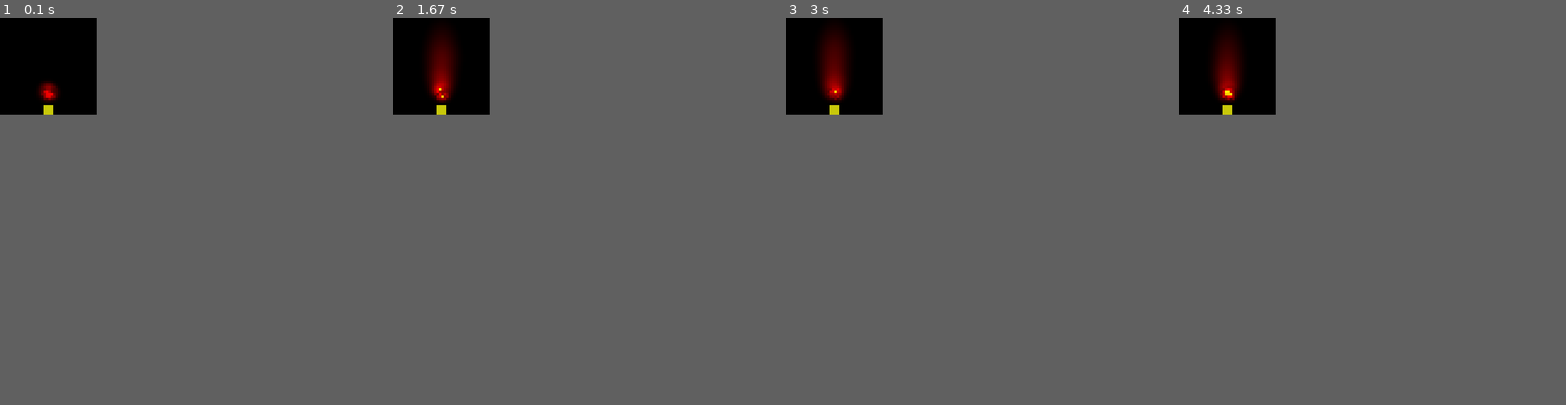
Above: before the commit, frames 1-4 (left to right).
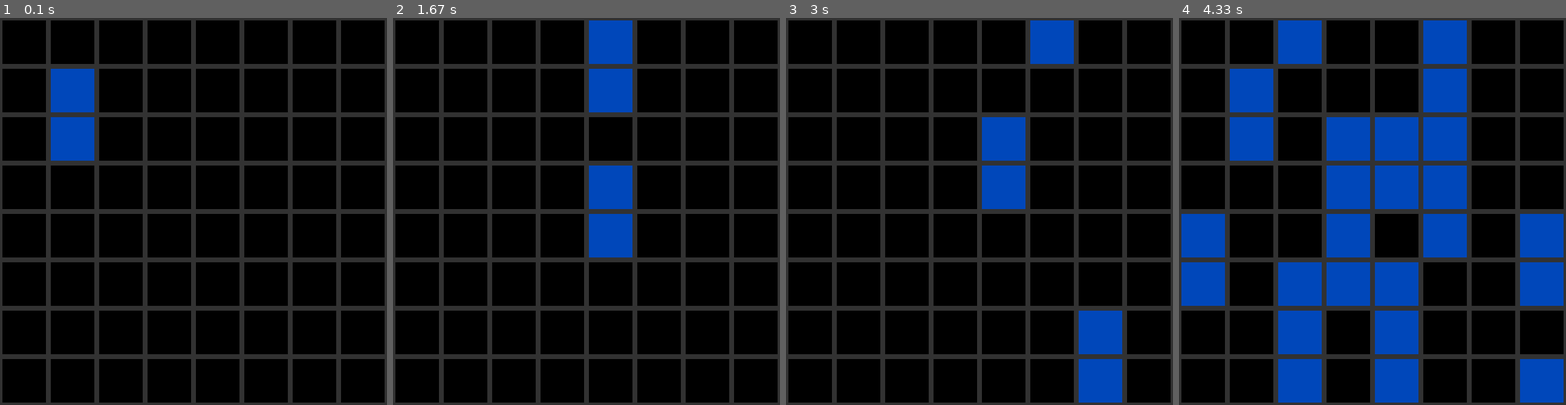
Above: after the commit, the same moments.

Repository: Mo0dy/Code4Fun
Game: pygame game, started from Projects/MatrixAnimations/Matrix.py
Same seed, same stepped clock (60 frames per second), same inputs: the game is played once before the commit and once after it.
Inputs:
- Up to frame 1 (0.1 s): no input
- Up to frame 2 (1.67 s): no input
- Up to frame 3 (3 s): no input
- Up to frame 4 (4.33 s): no input
The window is 200x200 before the commit and 800x800 after it. Grey fills any space a smaller window leaves; there, only what the larger window draws over its background counts as a difference.

The runs differ from the first frame. In frame 1, 22% of the frame differs, in the area x 0-100%, y 0-100%; in frame 2, 25%; in frame 3, 26%; in frame 4, 51%.

Commit message:
added rain

Diff:
--- a/Projects/Fractals/IFS.py
+++ b/Projects/Fractals/IFS.py
@@ -10,7 +10,7 @@
 
 
 point_amount = int(2e6)
-trans = tmplt.cyclosorus_fern
+trans = tmplt.barnsleys_fern
 autoscale = True
 
 
--- a/Projects/MatrixAnimations/GridFlame.py
+++ b/Projects/MatrixAnimations/GridFlame.py
@@ -4,15 +4,23 @@
 from scipy.ndimage.filters import convolve
 
 
-con_mat = np.array([[0.07, 0.2, 0.03],
-                    [0.35, -1, 0.05],
-                    [0.07, 0.2, 0.03]])
+mul_dx = 0.2
+mul_dy = 0.2
+candle_mul_dx = 0.2
+candle_mul_dy = 0.2
+random_fac = 0.5
 
+cooldown = 5
+
+
+con_mat = np.array([[0.08, 0.05, 0.02],
+                    [0.48, -1, 0.02],
+                    [0.08, 0.05, 0.02]])
 
 
 def update_ignition_values():
     global ignition_values
-    ignition_values = np.reshape(np.random.random_integers(2, 25, ign_dx * 4 * ign_dy), (ign_dx * 2, ign_dy * 2)) * 8
+    ignition_values = np.reshape(np.random.random_integers(10, 28, ign_dx * 4 * ign_dy), (ign_dx * 2, ign_dy * 2)) * 8
 
 
 def init(mat_shape, res):
@@ -21,14 +29,14 @@
     heat_mat = np.zeros(mat_shape[:2] * resolution, dtype=np.float)
     ign_x = int(heat_mat.shape[0] / 2)
     ign_y = int(heat_mat.shape[1] * 0.8)
-    ign_dy = int(heat_mat.shape[1] * 0.05)
-    ign_dx = int(heat_mat.shape[0] * 0.05)
+    ign_dy = int(heat_mat.shape[1] * mul_dy)
+    ign_dx = int(heat_mat.shape[0] * mul_dx)
     ignition_area = np.array([[ign_x - ign_dx, ign_x + ign_dx], [ign_y - ign_dy, ign_y + ign_dy]])
 
     candle_x = int(mat_shape[0] / 2)
     candle_y = int(mat_shape[1])
-    candle_dy = int(mat_shape[1] * 0.1)
-    candle_dx = int(mat_shape[0] * 0.05)
+    candle_dy = int(mat_shape[1] * candle_mul_dy)
+    candle_dx = int(mat_shape[0] * candle_mul_dx)
 
     candle_area = np.array([[candle_x - candle_dx, candle_x + candle_dx], [candle_y - candle_dy, candle_y]])
     update_ignition_values()
@@ -68,13 +76,13 @@
 def update(content):
     global heat_mat
     # sparking flame:
-    if np.random.rand() < 0.8:
+    if np.random.rand() < random_fac:
         update_ignition_values()
     heat_mat[ignition_area[0][0]: ignition_area[0][1], ignition_area[1][0]: ignition_area[1][1]] = ignition_values
     # diffusion
     heat_mat = heat_mat + convolve(heat_mat, con_mat)
     # cooling
-    heat_mat -= 0.5
+    heat_mat -= cooldown
     heat_mat = np.clip(heat_mat, 0, 1000000)
     for i in range(content.shape[0]):
         for j in range(content.shape[1]):
--- a/Projects/MatrixAnimations/Matrix.py
+++ b/Projects/MatrixAnimations/Matrix.py
@@ -3,17 +3,18 @@
 import pygame as pg
 from scipy.ndimage.filters import convolve
 import Code4Fun.Projects.MatrixAnimations.GridFlame as gFlame
+import Code4Fun.Projects.MatrixAnimations.Rain as Rain
 
-mat_shape = np.array([40, 40, 3])
-margins = 0
+mat_shape = np.array([8, 8, 3])
+margins = 5
 resolution = 1
 content = np.zeros(mat_shape)
 
-gFlame.init(mat_shape, resolution)
+Rain.init(mat_shape, 10)
 
 
 pg.init()
-window_size = mat_shape[0] * 5, mat_shape[1] * 5
+window_size = mat_shape[0] * 100, mat_shape[1] * 100
 origin = Vec2(np.array(window_size)) / 2
 screen = pg.display.set_mode(window_size)
 pg.display.set_caption("Matrix Animations")
@@ -32,7 +33,7 @@
 
 def update():
     global content
-    gFlame.update(content)
+    Rain.update(content)
 
 def draw():
     global content
@@ -52,7 +53,7 @@
 reset()
 loop = True
 while loop:
-    clock.tick()
+    clock.tick(20)
     for e in pg.event.get():
         if e.type == pg.QUIT:
             loop = False
--- /dev/null
+++ b/Projects/MatrixAnimations/Rain.py
@@ -0,0 +1,25 @@
+from Code4Fun.Utility.Vec2 import *
+import numpy as np
+import pygame as pg
+from scipy.ndimage.filters import convolve
+
+
+
+def init(mat_shape, density):
+    global drops, start_height
+    start_height = mat_shape[1] * -100
+    drops = [[np.random.random_integers(0, mat_shape[0] - 1), np.random.random_integers(mat_shape[1] * -99, 0)] for i in range(int(density * mat_shape[0] * mat_shape[1]))]
+
+
+def update(content):
+    content[:, :, :] = 0
+    for d in drops:
+        d[1] += 1
+        if d[1] >= content.shape[1]:
+            d[1] = start_height
+
+    for d in drops:
+        if d[1] >= 0:
+            content[d[0], d[1]] = np.array([0, 71, 186])
+        if 0 <= d[1] + 1 < content.shape[1]:
+            content[d[0], d[1] + 1] = np.array([0, 71, 186])
--- a/Projects/ParticleSimulations/particle_clock_force_boundaries.py
+++ b/Projects/ParticleSimulations/particle_clock_force_boundaries.py
@@ -19,7 +19,7 @@
 # settings
 # simulation
 density = 3
-particle_amount = int(47000 * density)
+particle_amount = int(50000 * density)
 par_mouse_attract_init = 0.1
 particle_attraction_init = 2
 particle_disburtion_init = -0.01
@@ -45,6 +45,36 @@
 display_font = pg.font.SysFont("caolibri", 250)
 pg.mouse.set_visible(False)
 
+point_color = np.zeros((particle_amount, 3), dtype=np.uint8)
+point_color[:] = particle_color
+point_color[-10000:-1] = np.array([255, 50, 50], dtype=np.uint8)
+
+
+def random_color(amount):
+    colors = np.random.rand(amount, 3) * 255
+    colors[:, 2] *= 0.2
+    return colors.astype(np.uint8)
+
+
+def rainbow_colors(amount):
+    colors = np.zeros((amount, 3), dtype=np.uint8)
+    part = int(amount / 4)
+    last_part = amount - 3 * part
+    colors[0:part, 0] = 255
+    colors[0:part, 1] = np.linspace(0, 255, part, dtype=np.uint8)
+
+    colors[part:part * 2, 1] = 255
+    colors[part:part * 2, 0] = np.linspace(255, 0, part, dtype=np.uint8)
+
+    colors[part * 2:part * 3, 1] = 255
+    colors[part * 2:part * 3, 2] = np.linspace(0, 255, part, dtype=np.uint8)
+
+    colors[part * 3:-1, 2] = 255
+    colors[part * 3:-1, 1] = np.linspace(255, 0, last_part - 1, dtype=np.uint8)
+    return colors
+
+point_color = random_color(particle_amount)
+
 
 # variables
 particle_attraction_mouse = par_mouse_attract_init
@@ -77,7 +107,7 @@
 
 def update_goals():
     global goals, goal_forces
-    # goal_forces = np.zeros(particle_amount, dtype=np.float32)
+    goal_forces = np.zeros(particle_amount, dtype=np.float32)
     goal_forces = np.ones(particle_amount, dtype=np.float32) * particle_disburtion
     goal_arr[:] = pg.surfarray.pixels2d(goal_surf)
     fast_update_goals(goals, goal_arr, surfpos, goal_forces, particle_attraction, density)
@@ -143,6 +173,7 @@
 def draw():
     screen.fill(background_color)
     rnd.render_points(particles, particle_color, pg.surfarray.pixels3d(screen))
+    # rnd.render_points_multicolor(particles, point_color, pg.surfarray.pixels3d(screen))
     text = small_font.render("%.3f" % (clock.get_fps()), True, (100, 80, 80))
     screen.blit(text, (10, 5))
     if 1 < pg.mouse.get_pos()[0] < window_size[0] - 1 and 1 < pg.mouse.get_pos()[1] < window_size[1] - 1:
--- a/Utility/Renderer.py
+++ b/Utility/Renderer.py
@@ -31,6 +31,17 @@
             output[i1, i2, 2] = color[2]
 
 
+@nb.guvectorize([(nb.float64[:, :], nb.uint8[:, :], nb.uint8[:, :, :])], '(a,b),(a,e),(c,d,e)', target='parallel', cache=True)
+def render_points_multicolor(points, color, output):
+    for i in range(points.shape[0]):
+        i1 = nb.int32(points[i, 0])
+        i2 = nb.int32(points[i, 1])
+        if 0 <= i1 < output.shape[0] and 0 <= i2 < output.shape[1]:
+            output[i1, i2, 0] = color[i, 0]
+            output[i1, i2, 1] = color[i, 1]
+            output[i1, i2, 2] = color[i, 2]
+
+
 @nb.guvectorize([(nb.uint8[:, :, :], nb.uint8[:])], '(a,b,c),(c)', target='parallel', cache=True)
 def fill(input, color):
     for i in range(input.shape[0]):
